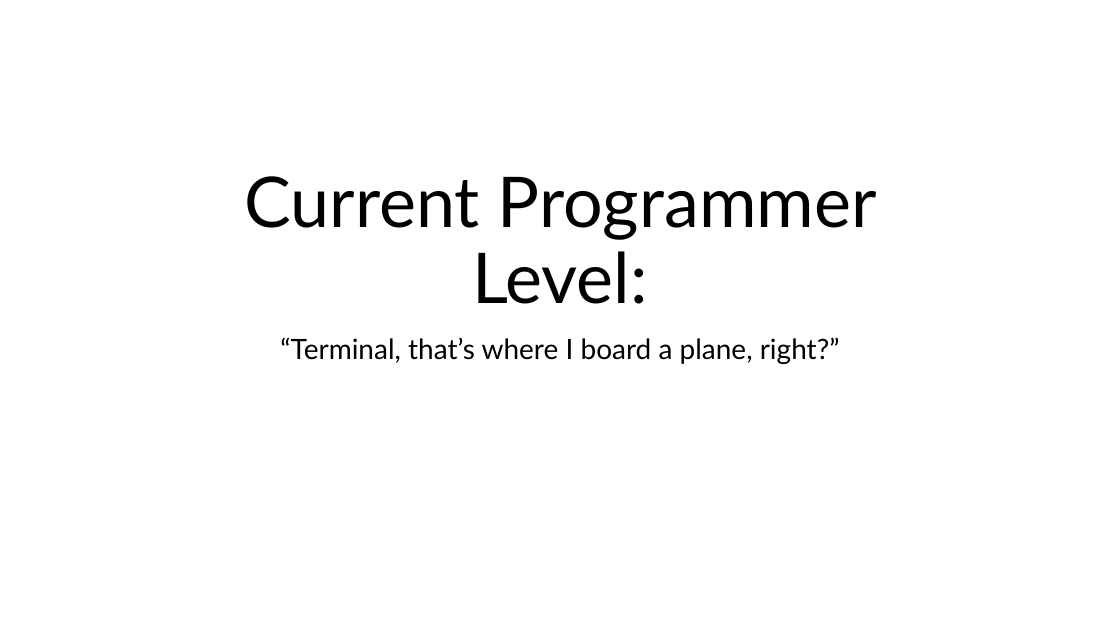
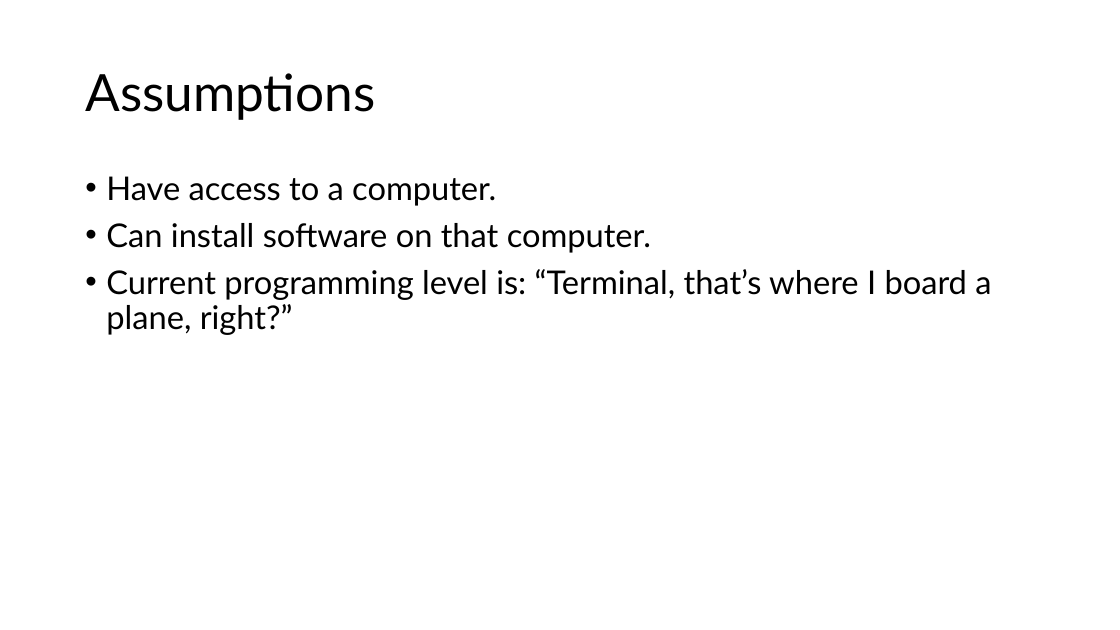
Before and after one commit to SIMCODES-ISU/training_materials, a slide deck: slide 2 of sde_setup/sde_setup.pptx (slide 1 before the commit). Drawn at 1120x630 pixels with LibreOffice and Linux fonts; fonts in the diff are those of the drawing. Boxes give left, top, right and bottom in pixels: in the first picture for what was removed or moved away, otherwise in the second. Text is boxed around its words. In the diff, an @@ line names an element or a change of style, - is before the commit and + after.

```diff
--- a/sde_setup/sde_setup.pptx
+++ b/sde_setup/sde_setup.pptx
@@ title added at (85, 73, 375, 120), 44 pt, text #000000 @@
+Assumptions
@@ text at (106, 176, 991, 335): text changed; size 24 to 28 pt @@
-“Terminal, that’s where I board a plane, right?”
+• Have access to a computer.
+• Can install software on that computer.
+• Current programming level is: “Terminal, that’s where I board a plane, right?”
@@ title removed at (245, 176, 877, 304) @@
-Current Programmer Level:
```
Also in this commit, not shown: 1 slide added, 3 other files.
